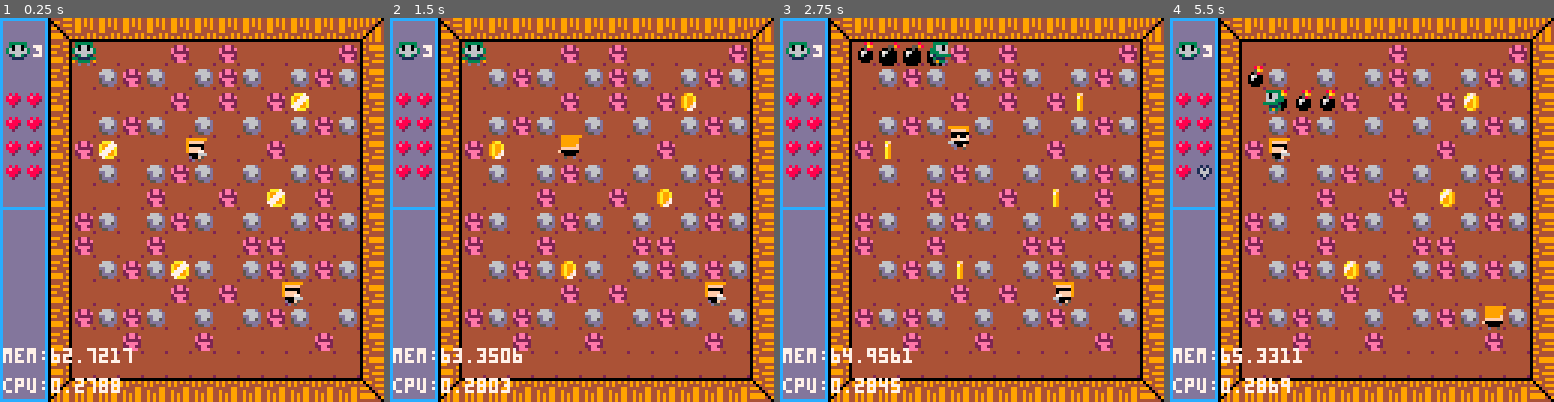
Above: before the commit, frames 1-4 (left to right).
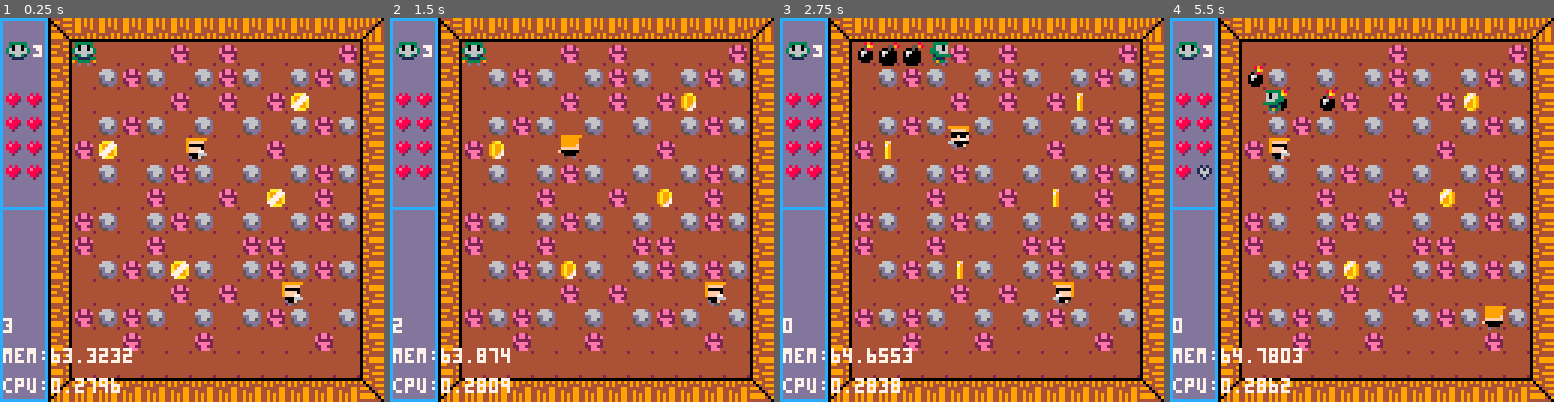
Above: after the commit, the same moments.

Repository: andrewedstrom/boom
Game: PICO-8 cartridge boom.p8
Same seed, same stepped clock (60 frames per second), same inputs: the game is played once before the commit and once after it.
Inputs:
- Up to frame 1 (0.25 s): no input
- Up to frame 2 (1.5 s): tap X (X key) at 0.33, 1.07 s; tap O (Z key) at 0.7 s
- Up to frame 3 (2.75 s): hold Right 1.6-2.1 s; tap O (Z key) at 1.7, 2.1, 2.5 s; tap X (X key) at 1.85 s; hold Up 2.15-2.42 s; hold Right from 2.47 s (still down)
- Up to frame 4 (5.5 s): tap O (Z key) every 0.4 s from 2.9 to 5.3 s; tap X (X key) at 2.97, 4.08, 5.2 s; release Right at 3.03 s; hold Left 3.08-3.58 s; hold Down 3.63-3.97 s; hold Right 4.02-4.68 s; hold Up 4.73-5.03 s; hold Left from 5.08 s (still down)

The runs differ from the first frame. In frame 1, 0.2% of the frame differs, in the area x 0-35%, y 78-98%; in frame 2, 0.2%; in frame 3, 0.3%; in frame 4, 0.4%, in the area x 0-37%, y 18-98%.

Commit message:
bomb limit

Diff:
--- a/boom.p8
+++ b/boom.p8
@@ -62,6 +62,7 @@
 	p:draw()
 	draw_hud()
 
+	print(p.bombs, 1, 100, 7)
 	print('mem:'..stat(0), 1, 110, 7)
  print('cpu:'..stat(1), 1, 120, 7)
 end
@@ -75,13 +76,16 @@
 		lives=3,
 		health=8,
 		invincible=-1,
+		bombs=3,
 		mov=nil, -- movement function
 		dir_sprs={96,112,64,80},
 		update=function(self)
 			self.invincible-= 1
 
 			if btnp(4) or btnp(5) then
-				make_bomb(self.x,self.y)
+				if self.bombs > 0 then
+					make_bomb(self)
+				end
 			end
 			if self.t < 1 then
 			 -- transitioning b/t tiles
@@ -224,12 +228,14 @@
 -->8
 --bombs
 
-function make_bomb(x,y)
-	if bomb_at(x,y) then return end
+function make_bomb(p)
+	if bomb_at(p.x,p.y) then return end
+	p.bombs-=1
 	sfx(3)
-	make_game_object("bomb", x, y, {
+	make_game_object("bomb", p.x, p.y, {
 		ani={86, 87},
 		ttl=180,
+		parent=p,
 		channel=channel,
 		update=function(self)
 			self.ttl-=1
@@ -240,9 +246,13 @@
 		explode=function(self)
 			self.ttl=0
 			del(game_objects, self)
-			explode(x,y,3,self.channel)
+			self.parent.bombs += 1
+			explode(self.x,self.y,3,self.channel)
 		end,
 		is_expired=function(self)
+			-- since we're deleting from
+			-- game_objects manually,
+			-- this is pointless
 			return self.ttl <= 0
 		end,
 		draw=function(self)
@@ -254,7 +264,7 @@
 			end
 			sprite=self.ani[flr(t/interval)%2+1]
 
-			spr(sprite,x*8,y*8)
+			spr(sprite,self.x*8,self.y*8)
 			pal()
 		end
 	})
